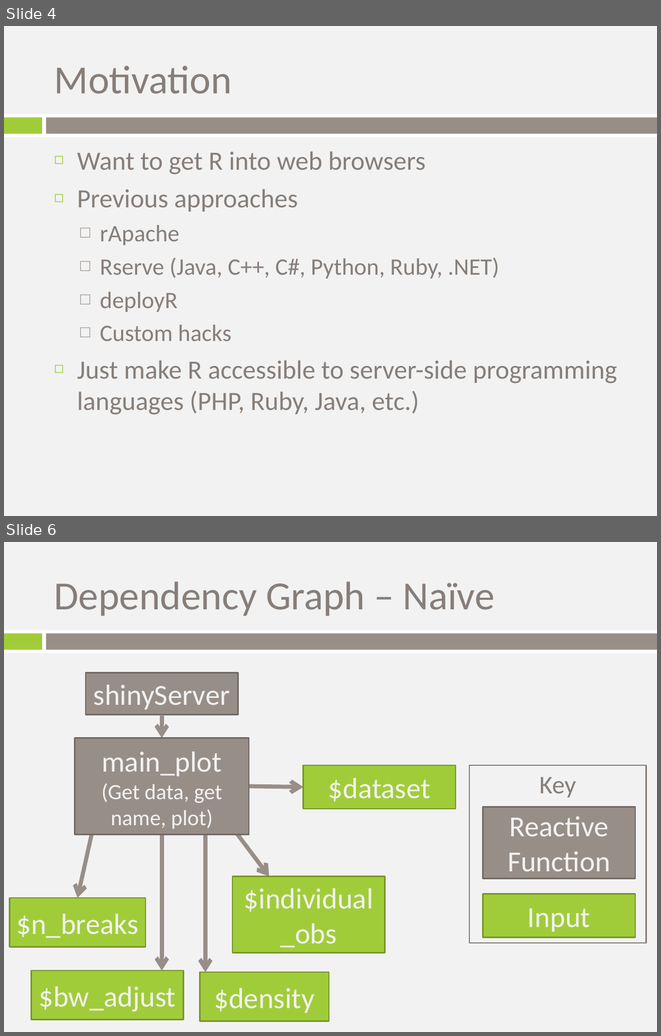
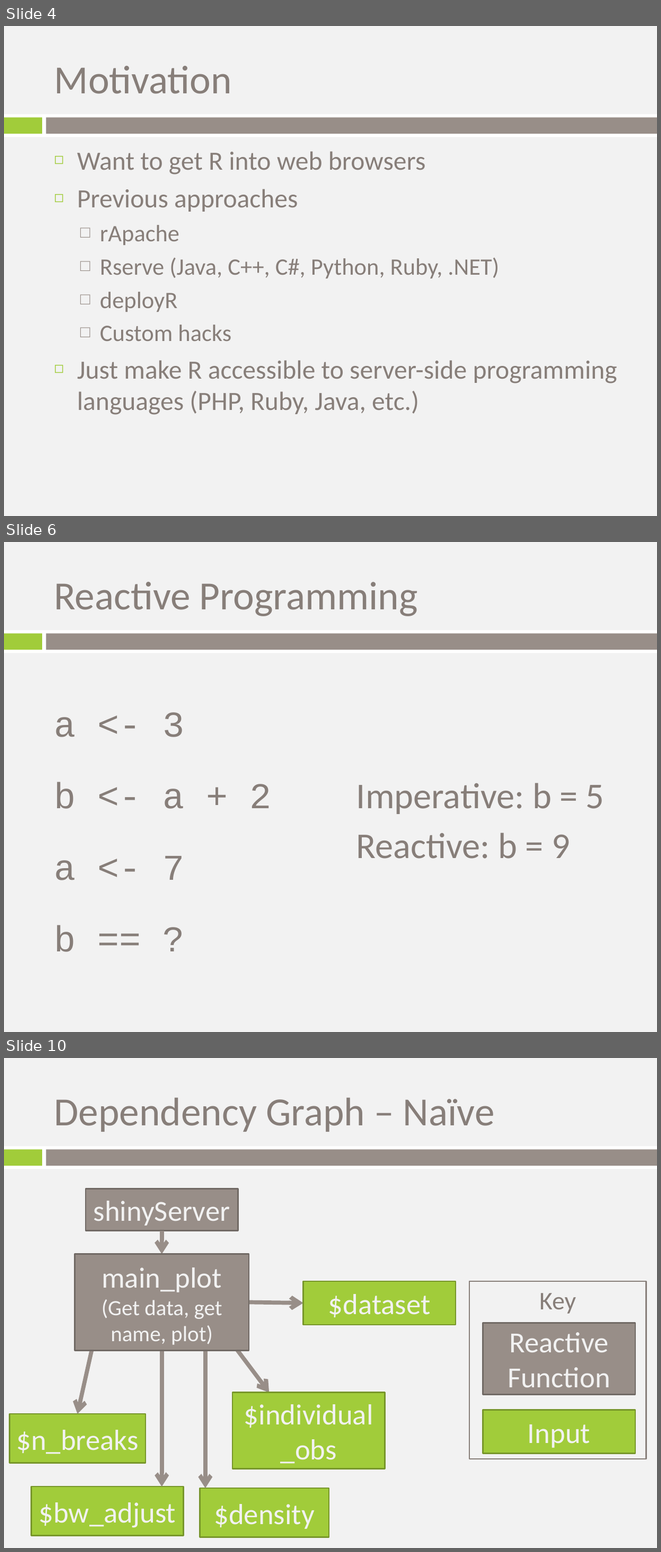
Before and after one commit to trestletech/shiny-sandbox, a slide deck: shiny_introduction.pptx. Shown one above the other, each under a label of ours: slides 4 and 6 before the commit, slides 4, 6 and 10 after it; the slides between them are not shown. The pictures are 661x1036 and 661x1552 pixels, drawn with LibreOffice and Linux fonts; fonts in the diff are those of the drawing; background and template pictures are left out. Boxes give left, top, right and bottom in pixels: in the first picture for what was removed or moved away, otherwise in the second. Text is boxed around its words. In the diff, an @@ line names an element or a change of style, - is before the commit and + after.

```diff
--- a/shiny_introduction.pptx
+++ b/shiny_introduction.pptx
@@ slide 6 added at box(4, 542, 657, 1032), background picture (left out); not listed: 3 template elements that a slide beside it also shows @@
@@ title added at box(54, 582, 418, 616), 44 pt, text #877E79 @@
+Reactive Programming
@@ text added at box(54, 712, 272, 952), 40 pt, text #877E79 @@
+a <- 3
+b <- a + 2
+a <- 7
+b == ?
@@ text added at box(356, 783, 604, 858), 40 pt, text #877E79 @@
+Imperative: b = 5
+Reactive: b = 9
@@ what was slide 6 is now slide 10 @@
```
Also in this commit, not shown: 2 slides changed, 4 other slides added.
